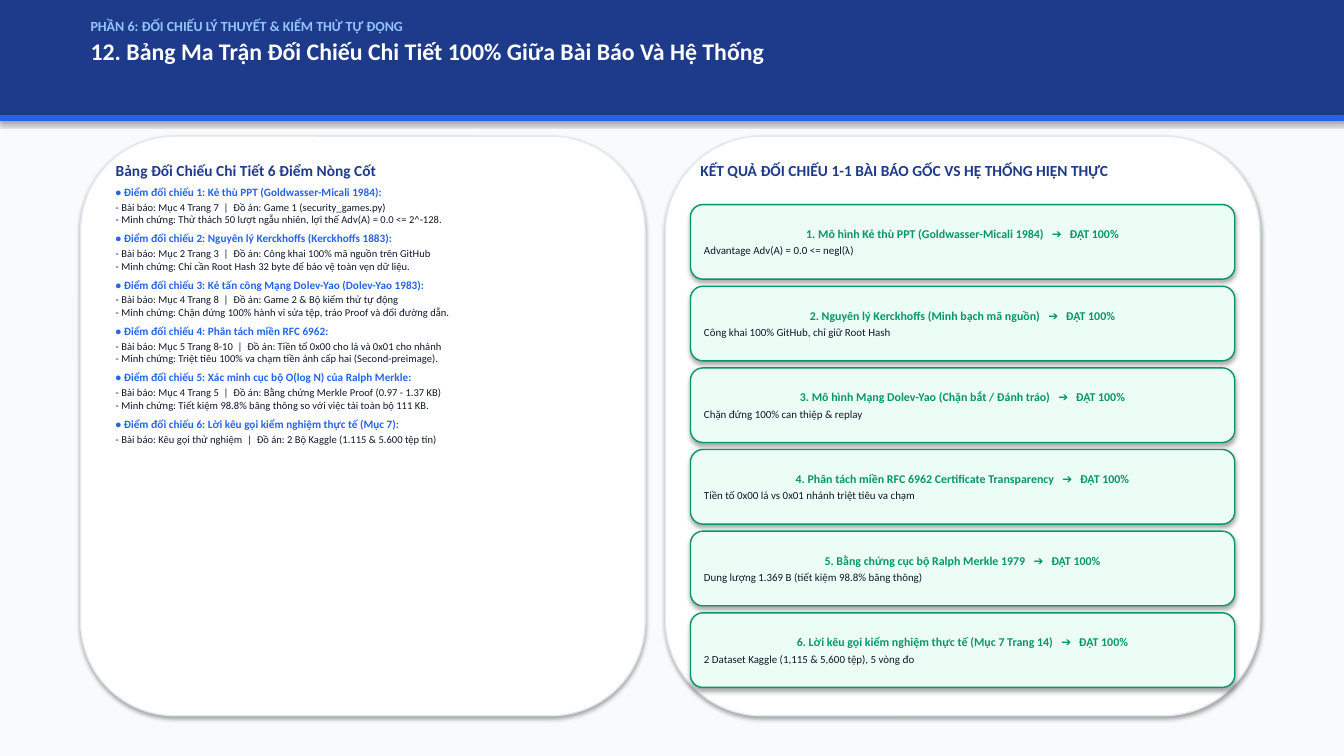
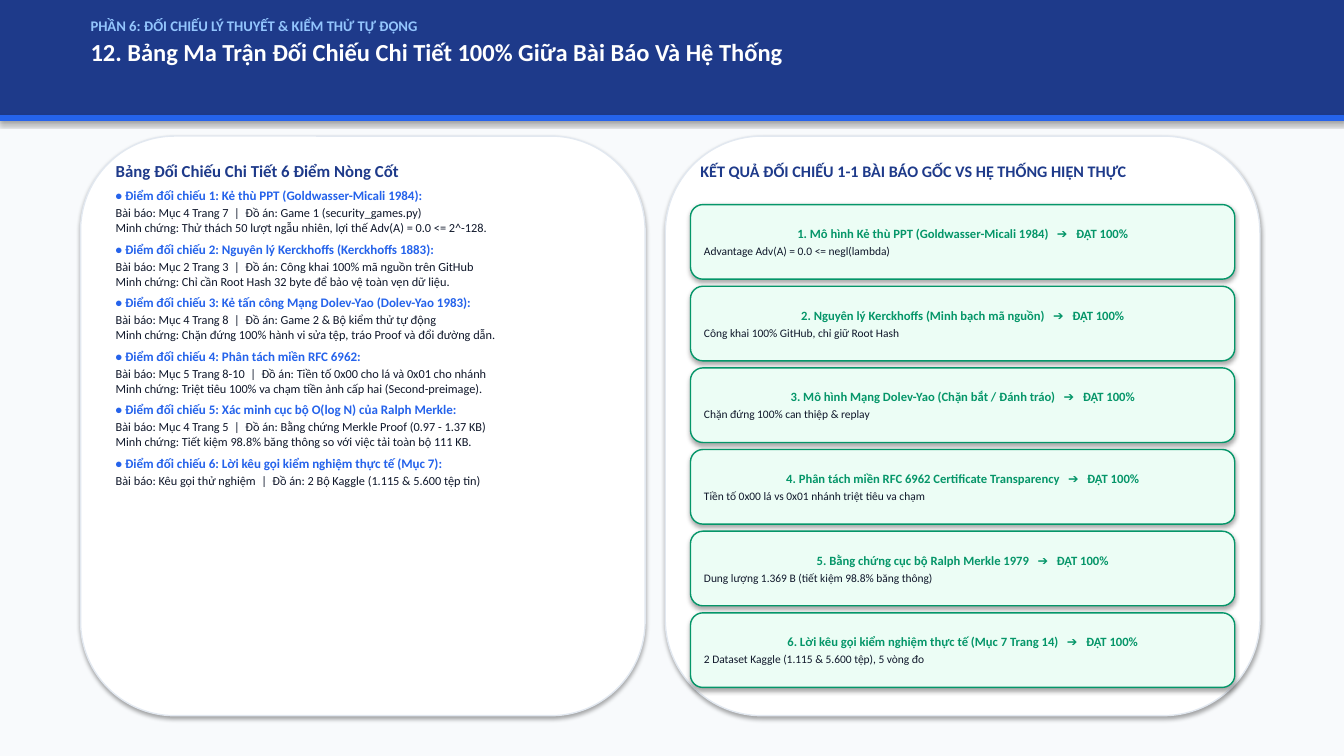
Before and after one commit to kietvo5924/ATBMHTTT_DT005_FileIntegrity, a slide deck: slide 13 of docs/Bao_Cao_Giua_Ky_DT05.pptx. Drawn at 1344x756 pixels with LibreOffice and Linux fonts; fonts in the diff are those of the drawing. Boxes give left, top, right and bottom in pixels: in the first picture for what was removed or moved away, otherwise in the second. Text is boxed around its words. In the diff, an @@ line names an element or a change of style, - is before the commit and + after.

Commit message:
style(slides,script): remove explicit grading point tags, enlarge font sizes, streamline bullet text, and integrate realistic terminal console logs

```diff
--- a/docs/Bao_Cao_Giua_Ky_DT05.pptx
+++ b/docs/Bao_Cao_Giua_Ky_DT05.pptx
@@ text "PHẦN 6: ĐỐI CHIẾU LÝ ..." at <box>91,19,782,66</box>: size 10 to 10.5 pt in "PHẦN 6: ĐỐI CHIẾU LÝ THUYẾT & ..."; size 17 to 17.5 pt in "12. Bảng Ma Trận Đối Chiếu Chi ..." @@
@@ text at <box>116,164,471,471</box>: size 11 to 12 pt in "Bảng Đối Chiếu Chi Tiết 6 Điểm ..."; size 8 to 9.3 pt in "• Điểm đối chiếu 1: Kẻ thù ...", "• Điểm đối chiếu 2: Nguyên lý ...", "• Điểm đối chiếu 3: Kẻ tấn ...", "• Điểm đối chiếu 4: Phân tách ..." and 2 more places @@
@@ text "KẾT QUẢ ĐỐI CHIẾU 1-1 ..." at <box>700,164,1127,180</box>: size 11 to 11.5 pt @@
@@ text at <box>116,207,487,234</box>: text changed; size 7.5 to 8.8 pt @@
-- Bài báo: Mục 4 Trang 7 | Đồ án: Game 1 (security_games.py)
-- Minh chứng: Thử thách 50 lượt ngẫu nhiên, lợi thế Adv(A) = 0.0 <= 2^-128.
+Bài báo: Mục 4 Trang 7 | Đồ án: Game 1 (security_games.py)
+Minh chứng: Thử thách 50 lượt ngẫu nhiên, lợi thế Adv(A) = 0.0 <= 2^-128.
@@ text in rounded rectangle at <box>797,229,1128,240</box>: size 8.5 to 9 pt in "1. Mô hình Kẻ thù PPT (Goldwasser-Micali ..." @@
@@ text at <box>116,261,473,288</box>: text changed; size 7.5 to 8.8 pt @@
-- Bài báo: Mục 2 Trang 3 | Đồ án: Công khai 100% mã nguồn trên GitHub
-- Minh chứng: Chỉ cần Root Hash 32 byte để bảo vệ toàn vẹn dữ liệu.
+Bài báo: Mục 2 Trang 3 | Đồ án: Công khai 100% mã nguồn trên GitHub
+Minh chứng: Chỉ cần Root Hash 32 byte để bảo vệ toàn vẹn dữ liệu.
@@ text in rounded rectangle at <box>704,247,890,257</box>: text changed; size 7.8 to 8.2 pt @@
-Advantage Adv(A) = 0.0 <= negl(λ)
+Advantage Adv(A) = 0.0 <= negl(lambda)
@@ rounded rectangle "2. Nguyên lý Kerckhoffs (Minh ..." at <box>691,286,1235,361</box>: size 8.5 to 9 pt in "2. Nguyên lý Kerckhoffs (Minh bạch mã ..."; size 7.8 to 8.2 pt in "Công khai 100% GitHub, chỉ giữ Root ..." @@
@@ text at <box>116,314,495,341</box>: text changed; size 7.5 to 8.8 pt @@
-- Bài báo: Mục 4 Trang 8 | Đồ án: Game 2 & Bộ kiểm thử tự động
-- Minh chứng: Chặn đứng 100% hành vi sửa tệp, tráo Proof và đổi đường dẫn.
+Bài báo: Mục 4 Trang 8 | Đồ án: Game 2 & Bộ kiểm thử tự động
+Minh chứng: Chặn đứng 100% hành vi sửa tệp, tráo Proof và đổi đường dẫn.
@@ text at <box>116,368,487,395</box>: text changed; size 7.5 to 8.8 pt @@
-- Bài báo: Mục 5 Trang 8-10 | Đồ án: Tiền tố 0x00 cho lá và 0x01 cho nhánh
-- Minh chứng: Triệt tiêu 100% va chạm tiền ảnh cấp hai (Second-preimage).
+Bài báo: Mục 5 Trang 8-10 | Đồ án: Tiền tố 0x00 cho lá và 0x01 cho nhánh
+Minh chứng: Triệt tiêu 100% va chạm tiền ảnh cấp hai (Second-preimage).
@@ rounded rectangle "3. Mô hình Mạng Dolev-Yao ..." at <box>691,368,1235,443</box>: size 8.5 to 9 pt in "3. Mô hình Mạng Dolev-Yao (Chặn bắt ..."; size 7.8 to 8.2 pt in "Chặn đứng 100% can thiệp & replay" @@
@@ text at <box>116,421,486,448</box>: text changed; size 7.5 to 8.8 pt @@
-- Bài báo: Mục 4 Trang 5 | Đồ án: Bằng chứng Merkle Proof (0.97 - 1.37 KB)
-- Minh chứng: Tiết kiệm 98.8% băng thông so với việc tải toàn bộ 111 KB.
+Bài báo: Mục 4 Trang 5 | Đồ án: Bằng chứng Merkle Proof (0.97 - 1.37 KB)
+Minh chứng: Tiết kiệm 98.8% băng thông so với việc tải toàn bộ 111 KB.
@@ text at <box>116,475,480,487</box>: text changed; size 7.5 to 8.8 pt @@
-- Bài báo: Kêu gọi thử nghiệm | Đồ án: 2 Bộ Kaggle (1.115 & 5.600 tệp tin)
+Bài báo: Kêu gọi thử nghiệm | Đồ án: 2 Bộ Kaggle (1.115 & 5.600 tệp tin)
@@ rounded rectangle "4. Phân tách miền RFC ..." at <box>691,450,1235,524</box>: size 8.5 to 9 pt in "4. Phân tách miền RFC 6962 Certificate ..."; size 7.8 to 8.2 pt in "Tiền tố 0x00 lá vs 0x01 nhánh ..." @@
@@ rounded rectangle "5. Bằng chứng cục bộ ..." at <box>691,531,1235,606</box>: size 8.5 to 9 pt in "5. Bằng chứng cục bộ Ralph Merkle ..."; size 7.8 to 8.2 pt in "Dung lượng 1.369 B (tiết kiệm 98.8% ..." @@
@@ text in rounded rectangle at <box>704,655,924,665</box>: text changed; size 7.8 to 8.2 pt @@
-2 Dataset Kaggle (1,115 & 5,600 tệp), 5 vòng đo
+2 Dataset Kaggle (1.115 & 5.600 tệp), 5 vòng đo
@@ text in rounded rectangle at <box>787,636,1138,648</box>: size 8.5 to 9 pt in "6. Lời kêu gọi kiểm nghiệm thực ..." @@
```
Also in this commit, not shown: 15 other slides changed, 3 other files.
